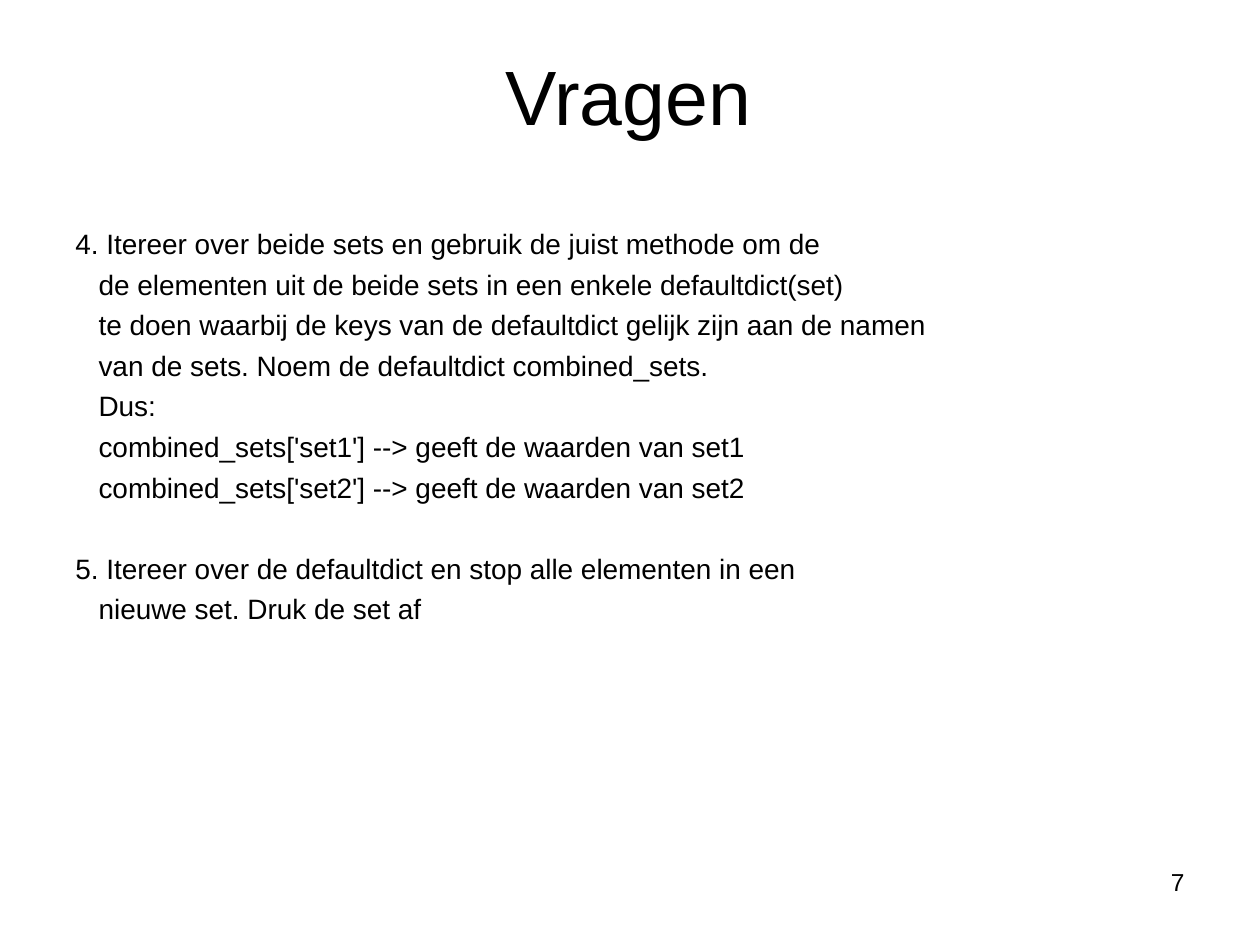
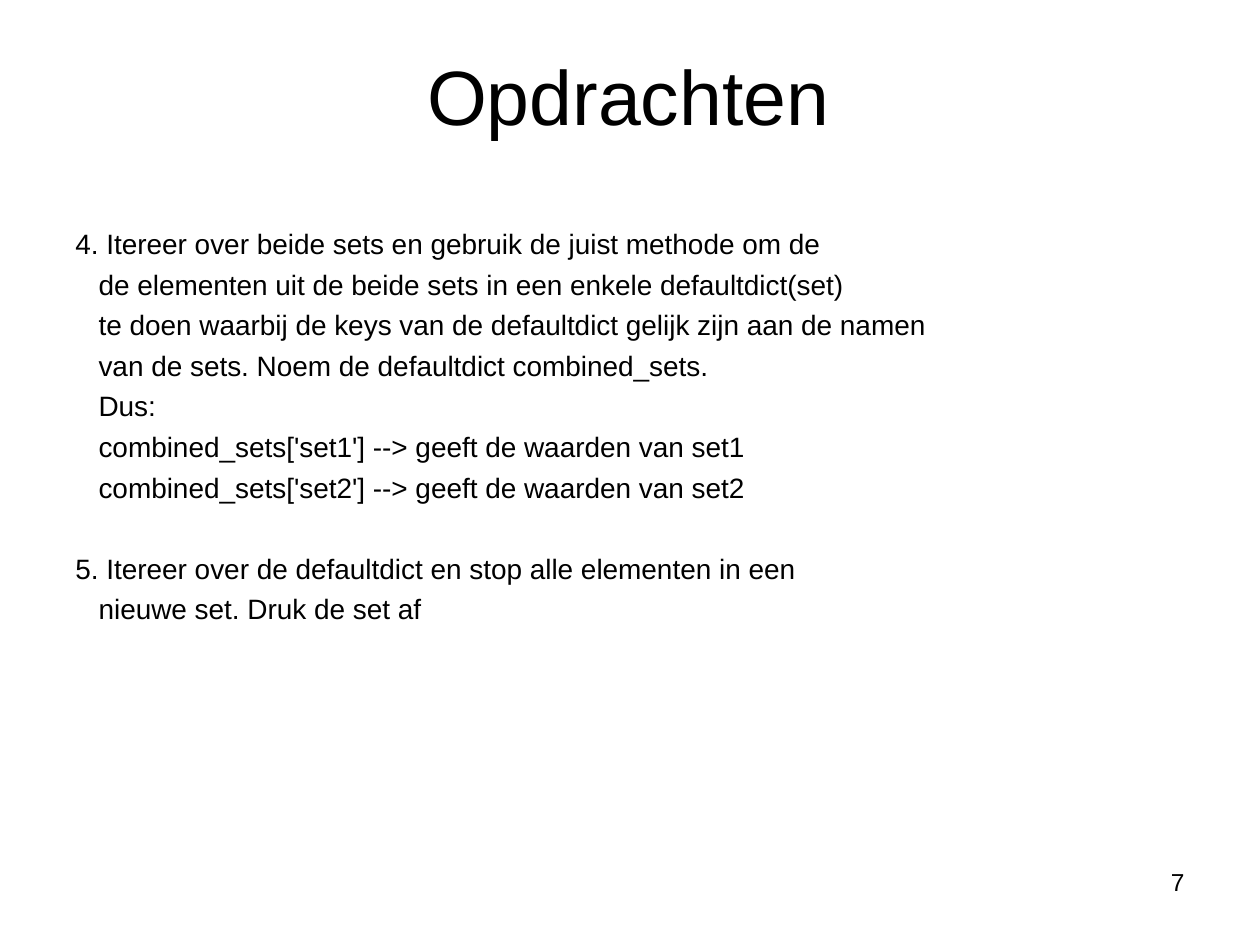
Before and after one commit to hans-vvv/Blue, a slide deck: slide 7 of Les1/Python les 1.ppt. Drawn at 1260x945 pixels with LibreOffice and Linux fonts; fonts in the diff are those of the drawing; background and template pictures are left out. Boxes give left, top, right and bottom in pixels: in the first picture for what was removed or moved away, otherwise in the second. Text is boxed around its words. In the diff, an @@ line names an element or a change of style, - is before the commit and + after.

```diff
--- a/Les1/Python les 1.ppt
+++ b/Les1/Python les 1.ppt
@@ title at (x1=427, y1=69, x2=829, y2=140): text changed @@
-Vragen
+Opdrachten
```
Also in this commit, not shown: 1 other slide changed.
